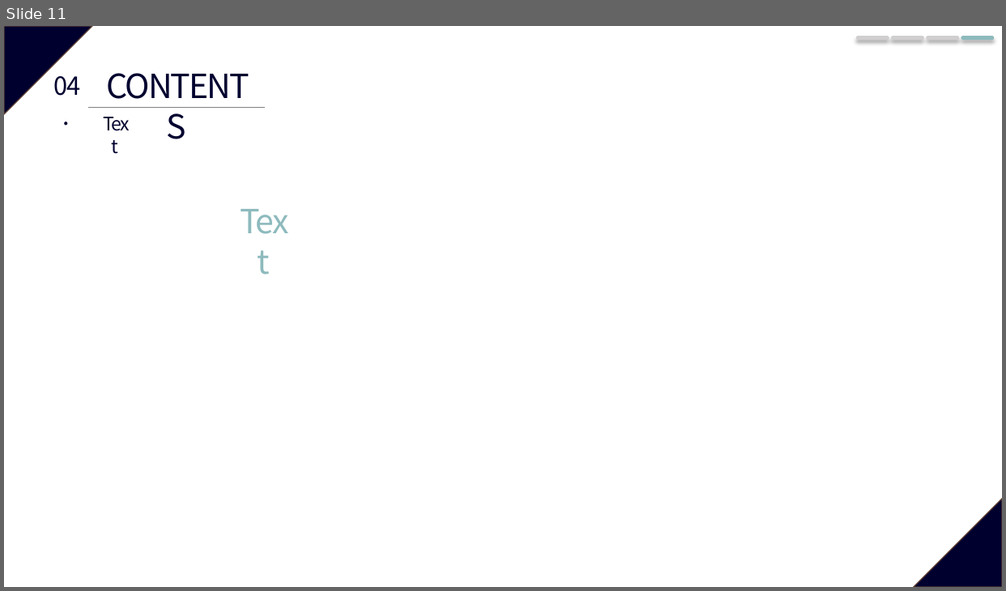
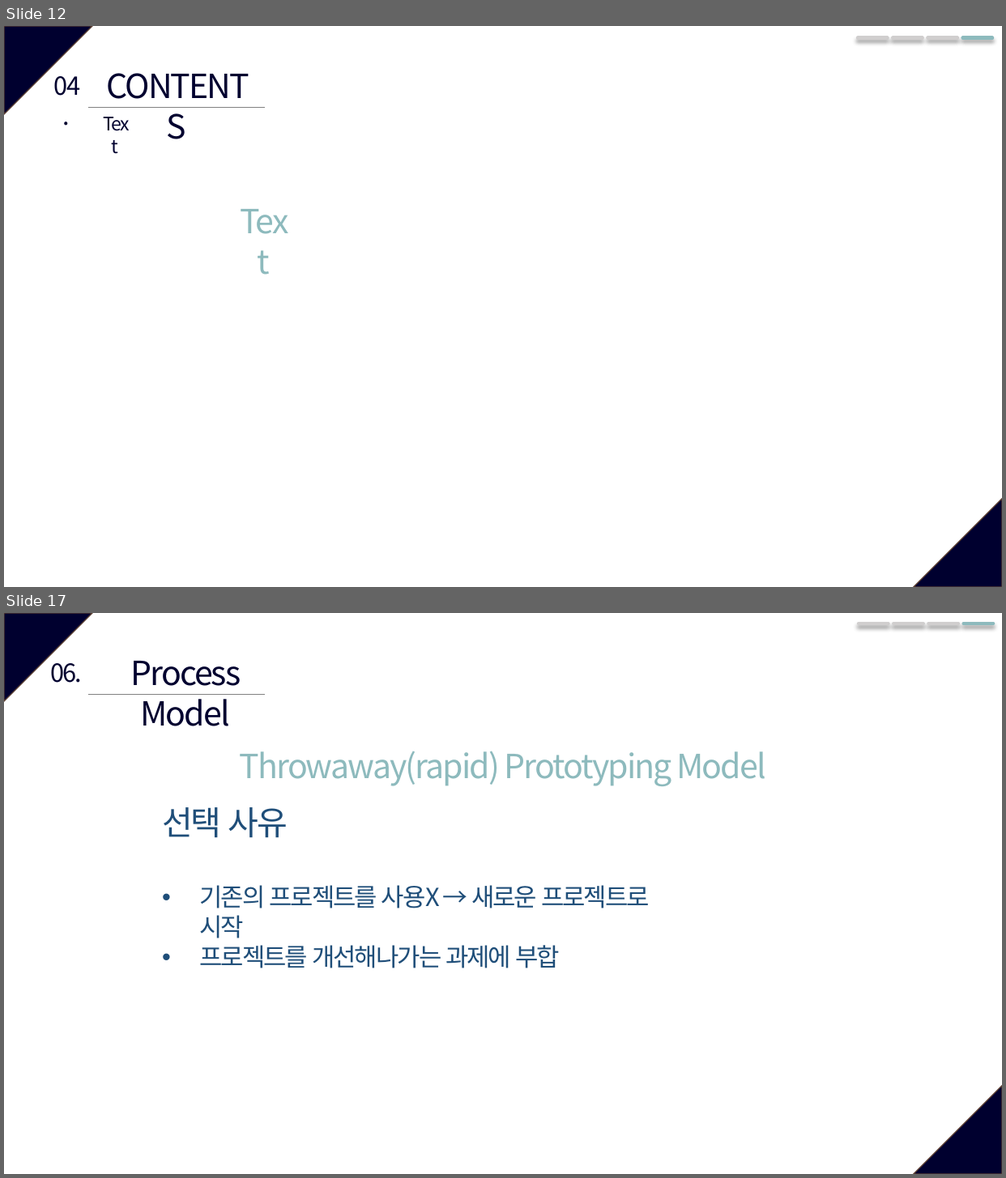
Before and after one commit to JeongJuhyeon/KNUBus, a slide deck: designdocs/Project Plan Presentation.pptx. Shown one above the other, each under a label of ours: slide 11 before the commit, slides 12 and 17 after it; the slides between them are not shown. The pictures are 1006x591 and 1006x1178 pixels, drawn with LibreOffice and Linux fonts; fonts in the diff are those of the drawing. Boxes give left, top, right and bottom in pixels: in the first picture for what was removed or moved away, otherwise in the second. Text is boxed around its words. In the diff, an @@ line names an element or a change of style, - is before the commit and + after.

Commit message:
PPT done except for Context Model

```diff
--- a/designdocs/Project Plan Presentation.pptx
+++ b/designdocs/Project Plan Presentation.pptx
@@ slide 17 added at [4, 613, 1002, 1174], background #FFFFFF; not listed: 2 template elements that a slide beside it also shows @@
@@ line added from (859, 624) to (889, 624), #D0CECE 3.5 pt @@
@@ line added from (894, 624) to (923, 624), #D0CECE 3.5 pt @@
@@ line added from (928, 624) to (958, 624), #D0CECE 3.5 pt @@
@@ line added from (964, 624) to (994, 624), #8DBABD 3.5 pt @@
@@ text added at [130, 661, 241, 726], 32 pt, text #00002F @@
+Process Model
@@ text added at [51, 663, 83, 683], 24 pt, text #00002F @@
+06.
@@ line added from (88, 694) to (265, 694), #808080 0.5 pt @@
@@ text added at [240, 752, 766, 786], 32 pt, text #8DBABD @@
+Throwaway(rapid) Prototyping Model
@@ text added at [162, 807, 650, 969], 24 pt, text #1F4E79 @@
+선택 사유
+• 기존의 프로젝트를 사용X → 새로운 프로젝트로 시작
+• 프로젝트를 개선해나가는 과제에 부합
@@ what was slide 11 is now slide 12 @@
```
Also in this commit, not shown: 1 slide changed, 17 other slides added, 8 slides removed.
